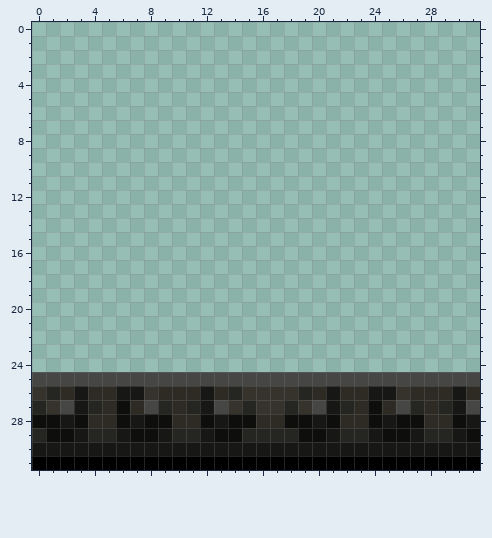
Two states of a pixel-art sprite, dialog/bottom_line_mode_side_panel_intersection_bottom.png. That is the earlier state.
The file is 32x32 pixels. Colours within 5 levels of each other are drawn and written as one.
Now the later version:
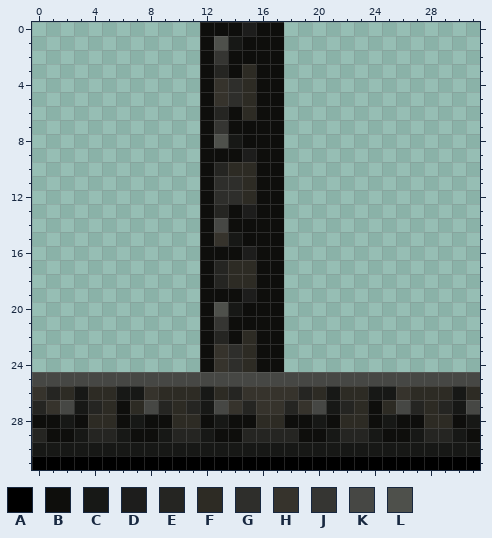
Palette (. is transparent): A #000000  B #0e0e0c  C #171816  D #1d1d1c  E #252522  F #2d2b24  G #2e2e2b  H #36332c  J #353532  K #464744  L #4e504b
The edit:
Colour B is added in row 0 at x 12 to 14 and 16 to 17; in row 1 at x 12 and 15 to 17; in row 2 at x 12 and 14 to 17; in row 3 at x 12, 14 and 16 to 17; in rows 4 to 5 at x 12 and 16 to 17; in row 6 at x 12, 14 and 16 to 17.
Colour B is added in row 7 at x 12 and 14 to 17; in row 8 at x 12 and 15 to 17; in row 9 at x 12 to 14 and 16 to 17; in rows 10 to 12 at x 12 and 16 to 17; in row 13 at x 12, 14 and 16 to 17; in row 14 at x 12 and 14 to 17.
Colour B is added in row 15 at x 12 and 15 to 17; in row 16 at x 12 to 14 and 16 to 17; in rows 17 to 18 at x 12 and 16 to 17; in row 19 at x 12 to 14 and 16 to 17; in row 20 at x 12 and 15 to 17; in row 21 at x 12 and 14 to 17.
Colour B is added in row 22 at x 12, 14 and 16 to 17; in rows 23 to 24 at x 12 and 16 to 17.
Colour C is added in row 1 at x 14; in row 8 at x 14; in row 15 at x 14; in row 20 at x 14.
Colour D is added in row 0 at x 15; in row 9 at x 15; in row 13 at x 15; in row 16 at x 15; in row 19 at x 15.
Colour E is added in row 3 at x 13; in row 6 at x 13; in row 10 at x 13; in row 13 at x 13; in rows 17 to 18 at x 13; in row 22 at x 13.
Colour F is added in rows 3 to 6 at x 15; in row 10 at x 14 to 15; in rows 11 to 12 at x 15; in rows 17 to 18 at x 14 to 15; in rows 22 to 24 at x 15.
Colour G is added in rows 4 to 5 at x 14; in rows 11 to 12 at x 13 to 14; in rows 23 to 24 at x 14.
Colour H is added in rows 4 to 5 at x 13; in row 15 at x 13; in rows 23 to 24 at x 13.
Colour J is added in row 2 at x 13; in row 7 at x 13; in row 21 at x 13.
Colour K is added in row 14 at x 13.
Colour L is added in row 1 at x 13; in row 8 at x 13; in row 20 at x 13.
Boxes around the changes in both pictures, in picture pixels (x1, y1, x2, y2):
added: (200, 22, 284, 372)
